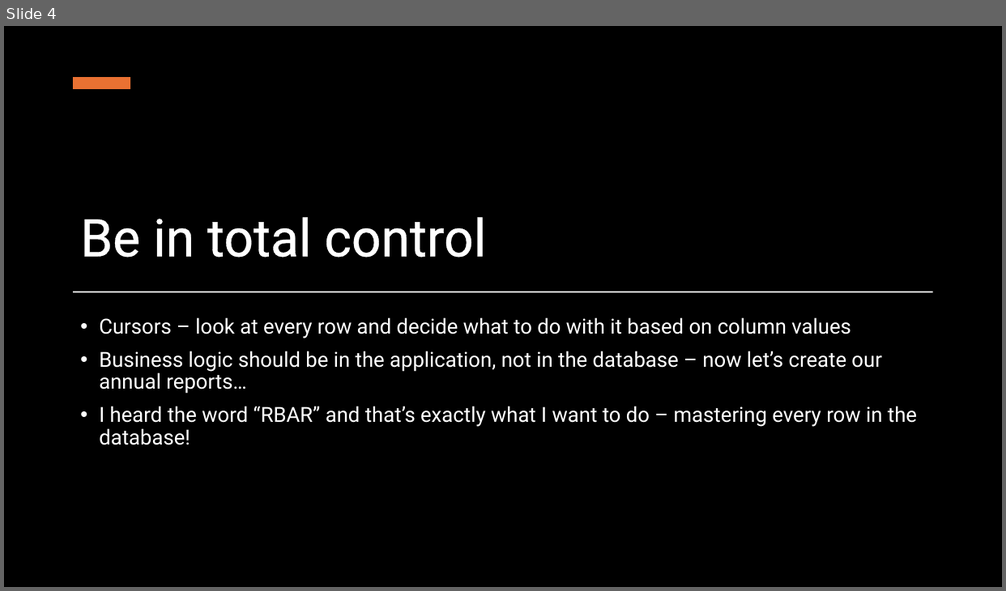
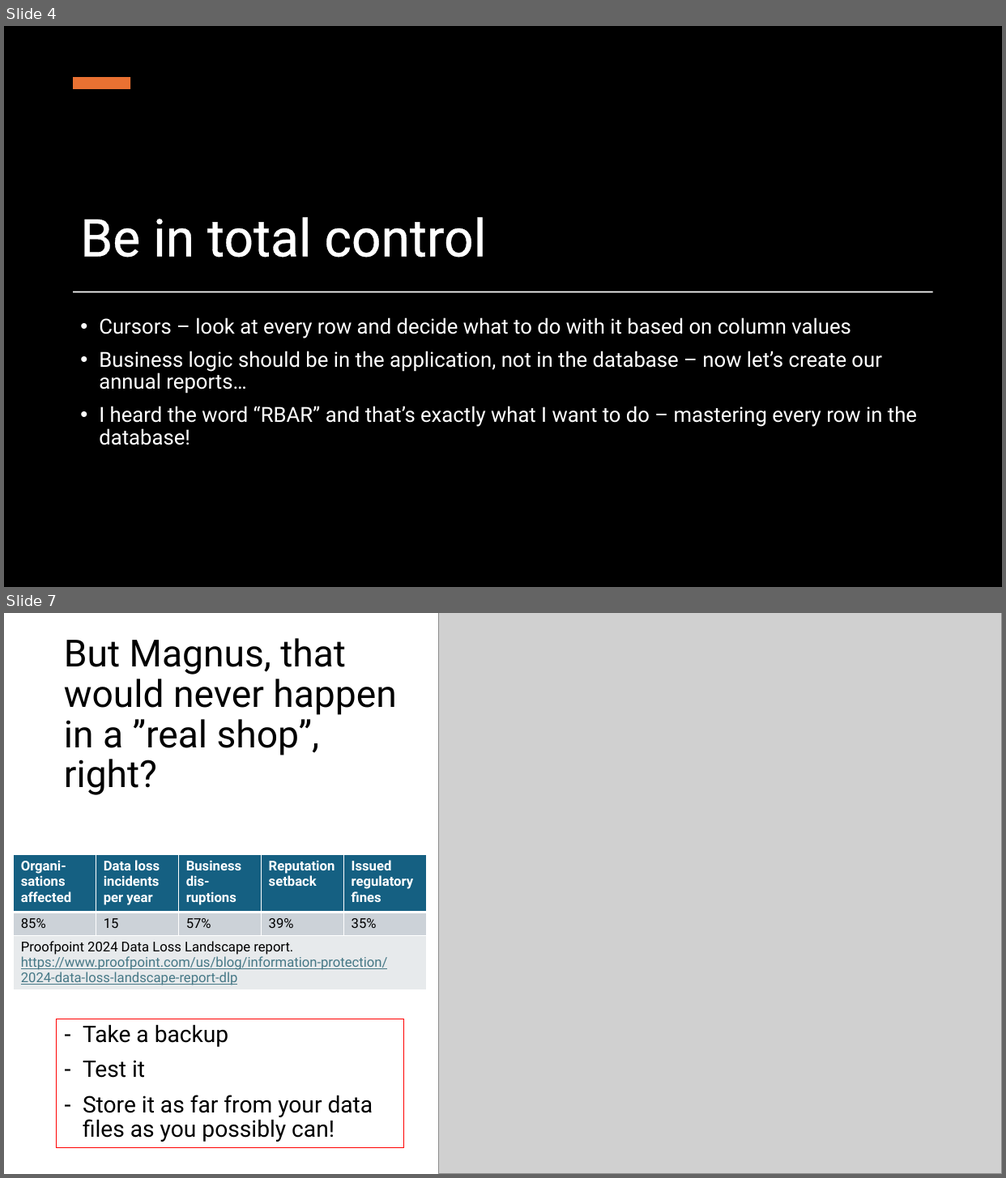
Before and after one commit to transmokopter/Presentations, a slide deck: sql-server-worst-practices/sql-server-worst-practices.pptx. Shown one above the other, each under a label of ours: slide 4 before the commit, slides 4 and 7 after it; the slides between them are not shown. The pictures are 1006x591 and 1006x1178 pixels, drawn with LibreOffice and Linux fonts; fonts in the diff are those of the drawing; grey boxes stand for pictures; background and template pictures are left out; a plain dark background stands for a picture behind light text. Boxes give left, top, right and bottom in pixels: in the first picture for what was removed or moved away, otherwise in the second. Text is boxed around its words. In the diff, an @@ line names an element or a change of style, - is before the commit and + after.

```diff
--- a/sql-server-worst-practices/sql-server-worst-practices.pptx
+++ b/sql-server-worst-practices/sql-server-worst-practices.pptx
@@ slide 7 added at (x1=4, y1=613, x2=1002, y2=1174), background #FFFFFF @@
@@ picture added at (x1=439, y1=613, x2=1002, y2=1174) @@
@@ title added at (x1=64, y1=638, x2=396, y2=795), 36 pt, text #000000 @@
+But Magnus, that would never happen in a ”real shop”, right?
@@ table added at (x1=14, y1=855, x2=425, y2=993), 3 rows, 5 columns @@
+Organi-sations affected | Data loss incidents per year | Business dis-ruptions | Reputation setback | Issued regulatory fines
+85% | 15 | 57% | 39% | 35%
+Proofpoint 2024 Data Loss Landscape report. https://www.proofpoint.com/us/blog/information-protection/2024-data-loss-landscape-report-dlp |  |  |  | 
@@ text added at (x1=57, y1=1020, x2=404, y2=1148), outline #FF0000 0.75 pt, 22 pt, text #000000 @@
+– Take a backup
+– Test it
+– Store it as far from your data files as you possibly can!
```
Also in this commit, not shown: 1 slide changed, 6 other slides added, 8 other files.
